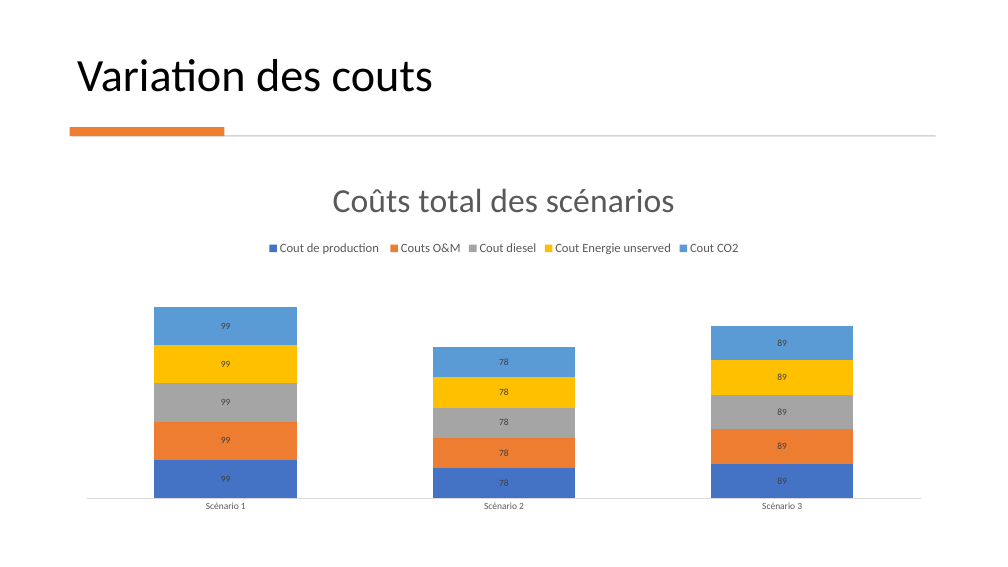
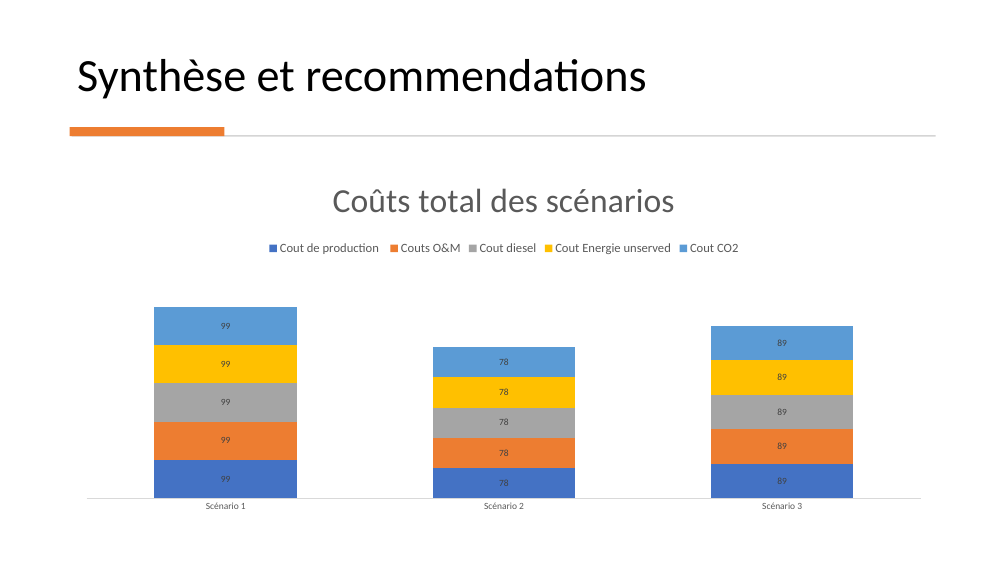
Before and after one commit to cledat/Projet-EA314, a slide deck: slide 11 of rapport.pptx (slide 8 before the commit). Drawn at 1008x567 pixels with LibreOffice and Linux fonts; fonts in the diff are those of the drawing. Boxes give left, top, right and bottom in pixels: in the first picture for what was removed or moved away, otherwise in the second. Text is boxed around its words. In the diff, an @@ line names an element or a change of style, - is before the commit and + after.

```diff
--- a/rapport.pptx
+++ b/rapport.pptx
@@ title at <box>77,59,646,99</box>: text changed @@
-Variation des couts
+Synthèse et recommendations
```
Also in this commit, not shown: 3 other slides changed, 6 slides added, 1 other file.
